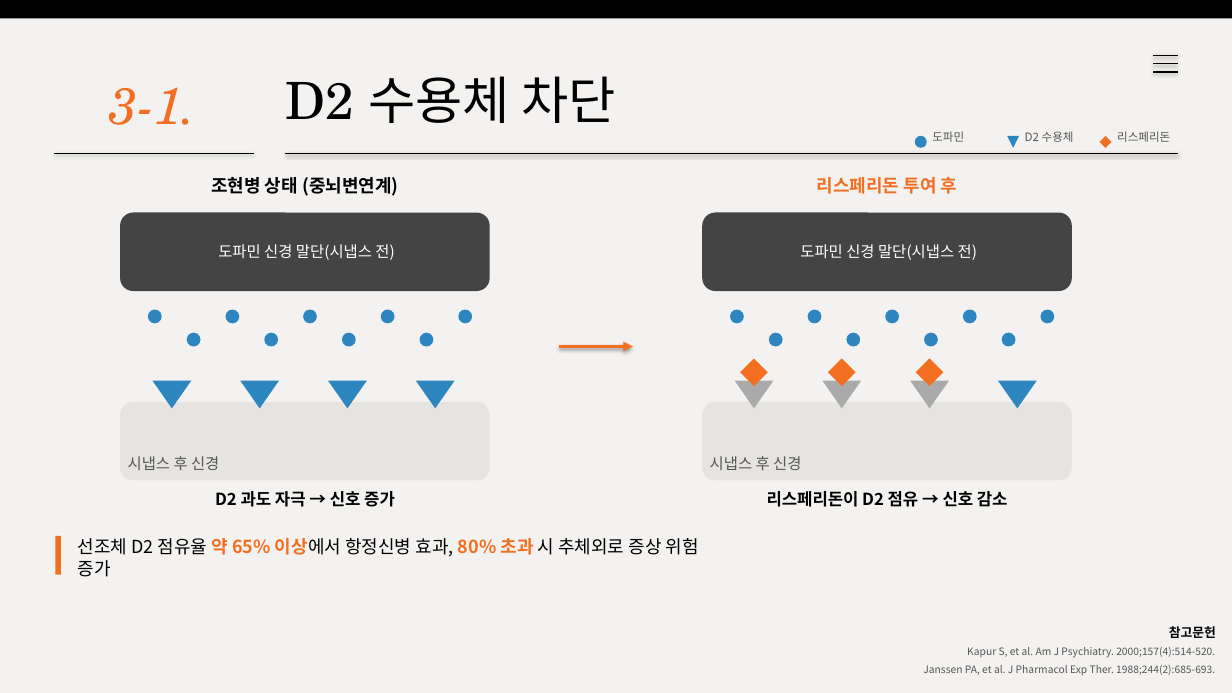
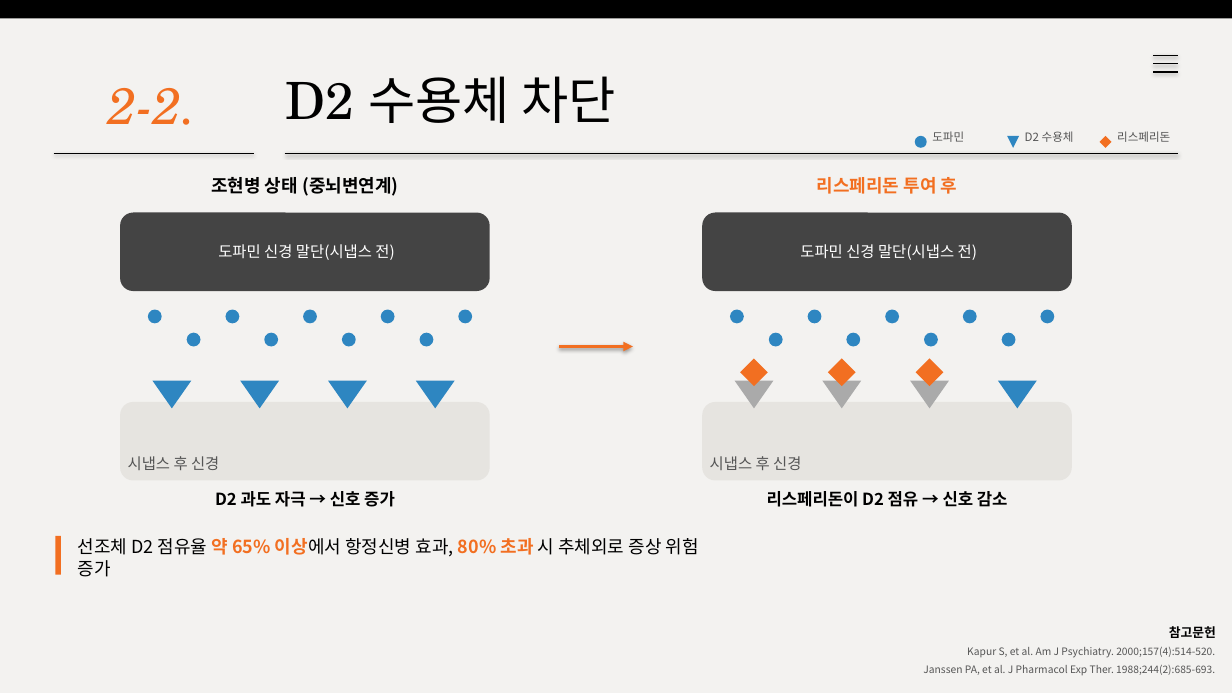
Before and after one commit to wlwl991123-prog/webtoon-app, a slide deck: slide 5 of risperidone.pptx. Drawn at 1232x693 pixels with LibreOffice and Linux fonts; fonts in the diff are those of the drawing. Boxes give left, top, right and bottom in pixels: in the first picture for what was removed or moved away, otherwise in the second. Text is boxed around its words. In the diff, an @@ line names an element or a change of style, - is before the commit and + after.

```diff
--- a/risperidone.pptx
+++ b/risperidone.pptx
@@ text at [108, 88, 196, 125]: text changed @@
-3-1.
+2-2.
```
Also in this commit, not shown: 8 other slides changed.
